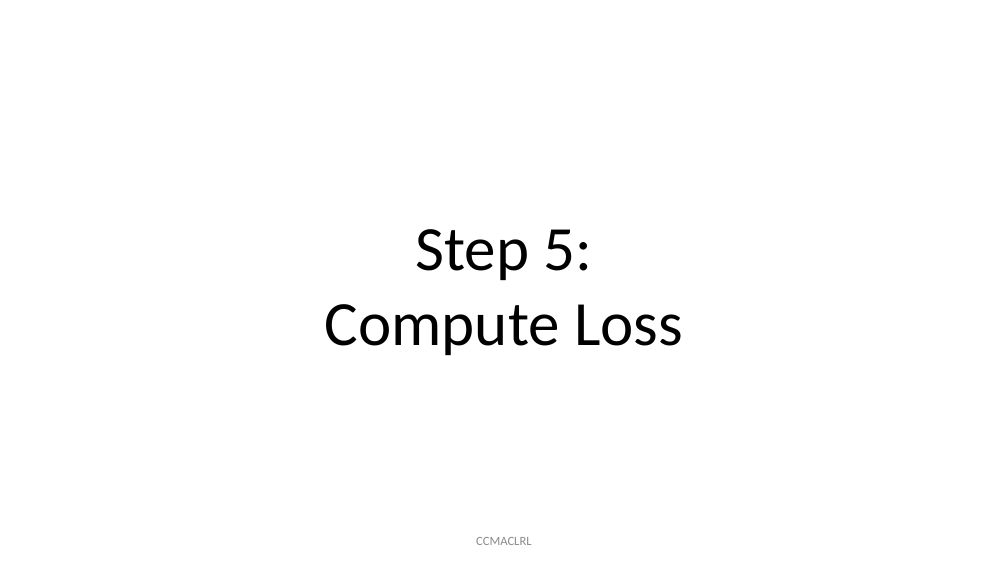
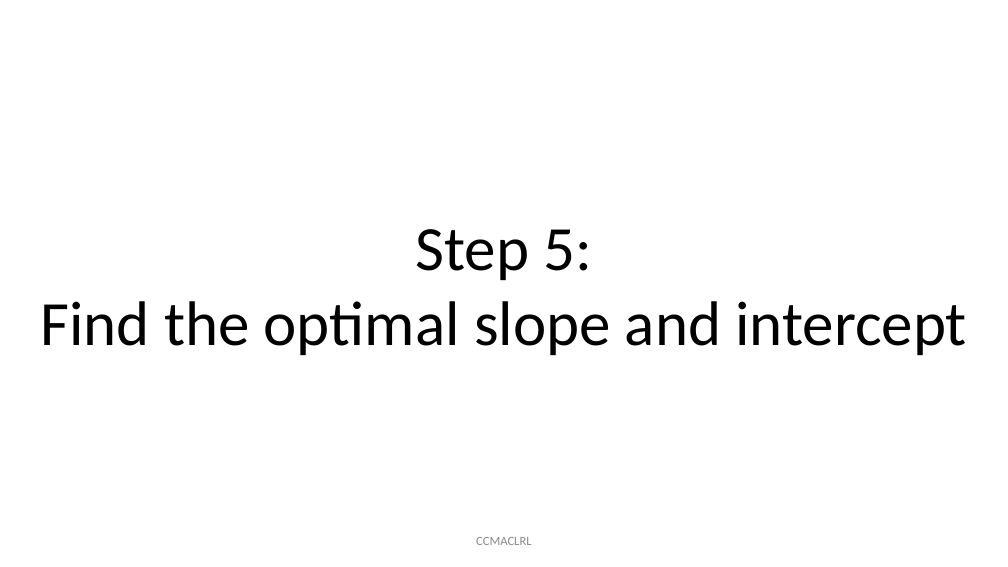
Before and after one commit to robitussin/CCMACLRL, a slide deck: slide 51 of 5 - Logistic Regression/Introduction to Logistic Regression.pptx. Drawn at 1008x567 pixels with LibreOffice and Linux fonts; fonts in the diff are those of the drawing. Boxes give left, top, right and bottom in pixels: in the first picture for what was removed or moved away, otherwise in the second. Text is boxed around its words. In the diff, an @@ line names an element or a change of style, - is before the commit and + after.

```diff
--- a/5 - Logistic Regression/Introduction to Logistic Regression.pptx
+++ b/5 - Logistic Regression/Introduction to Logistic Regression.pptx
@@ text "Step 5:": place and size @@
-text "Step 5:" at box(325, 229, 683, 355)
+text "Step 5:" at box(40, 229, 967, 355)
@@ text at box(40, 301, 967, 355): text changed @@
-Compute Loss
+Find the optimal slope and intercept
```
Also in this commit, not shown: 9 slides added, 6 other files.
